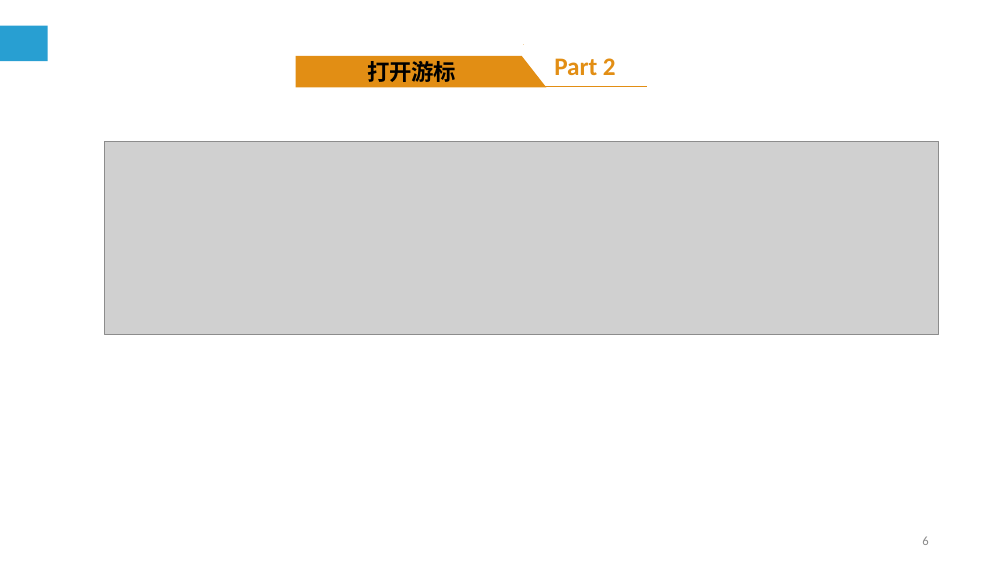
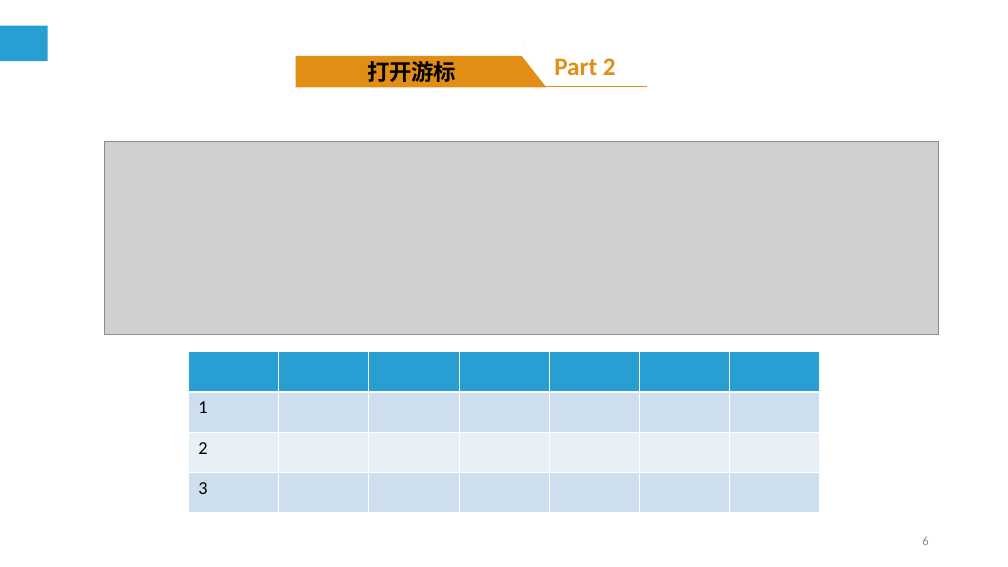
Before and after one commit to cqj726/mysql-s-PPT, a slide deck: slide 6 of PPT/第9章 MySQL编程基础（三）.ppt. Drawn at 1008x567 pixels with LibreOffice and Linux fonts; fonts in the diff are those of the drawing; grey boxes stand for pictures; background and template pictures are left out. Boxes give left, top, right and bottom in pixels: in the first picture for what was removed or moved away, otherwise in the second. Text is boxed around its words. In the diff, an @@ line names an element or a change of style, - is before the commit and + after.

```diff
--- a/PPT/第9章 MySQL编程基础（三）.ppt
+++ b/PPT/第9章 MySQL编程基础（三）.ppt
@@ table added at (x1=188, y1=352, x2=817, y2=502), 4 rows, 7 columns @@
+ |  |  |  |  |  | 
+1 |  |  |  |  |  | 
+2 |  |  |  |  |  | 
+3 |  |  |  |  |  | 
```
Also in this commit, not shown: 2 other slides changed, 2 slides added, 1 slide removed, 1 other file.
